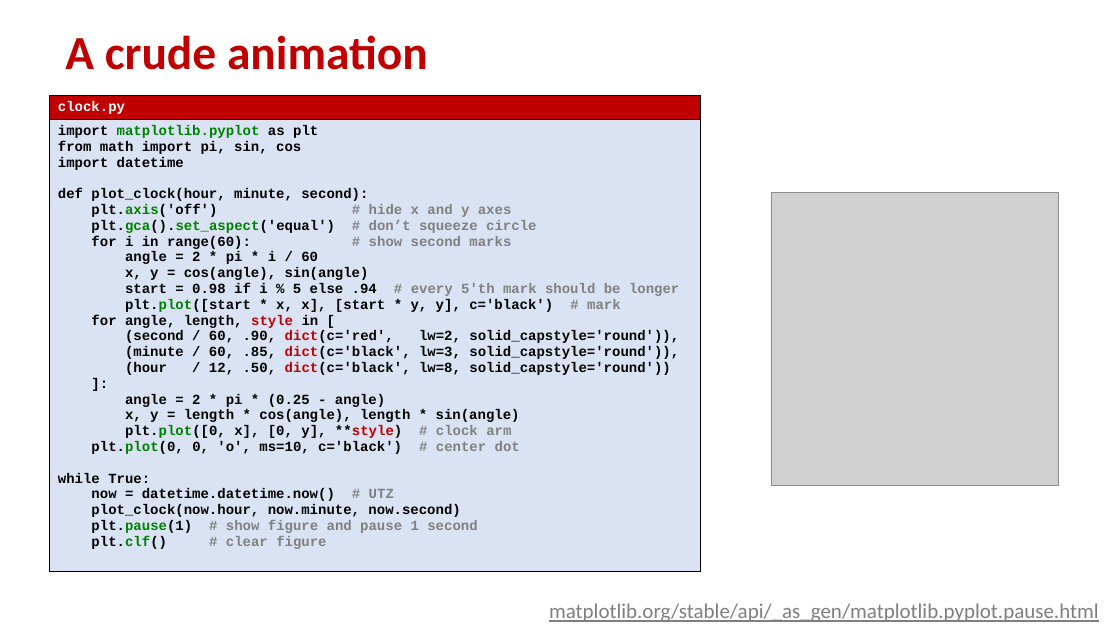
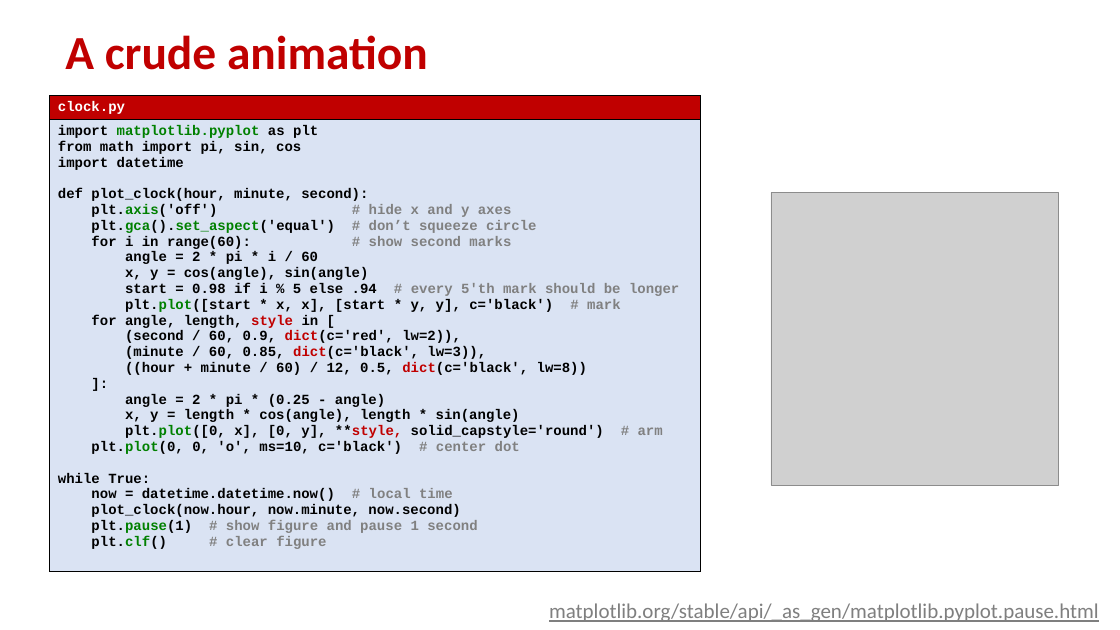
Before and after one commit to gsbrodal/gsbrodal.github.io, a slide deck: slide 17 of ipsa/slides/optimization.pptx. Drawn at 1120x630 pixels with LibreOffice and Linux fonts; fonts in the diff are those of the drawing; grey boxes stand for pictures. Boxes give left, top, right and bottom in pixels: in the first picture for what was removed or moved away, otherwise in the second. Text is boxed around its words. In the diff, an @@ line names an element or a change of style, - is before the commit and + after.

```diff
--- a/ipsa/slides/optimization.pptx
+++ b/ipsa/slides/optimization.pptx
@@ table at (50,95,701,582) @@
-row 2, column 1: import matplotlib.pyplot as plt / from math import pi, sin, cos / import datetime / def plot_clock(hour, minute, second): / plt.axis('off') # hide x and y axes / plt.gca().set_aspect('equal') # don’t squeeze circle / for i in range(60): # show second marks / angle = 2 * pi * i / 60 / x, y = cos(angle), sin(angle) / start = 0.98 if i % 5 else .94 # every 5'th mark should be longer / plt.plot([start * x, x], [start * y, y], c='black') # mark / for angle, length, style in [ / (second / 60, .90, dict(c='red', lw=2, solid_capstyle='round')), / (minute / 60, .85, dict(c='black', lw=3, solid_capstyle='round')), / (hour / 12, .50, dict(c='black', lw=8, solid_capstyle='round')) / ]: / angle = 2 * pi * (0.25 - angle) / x, y = length * cos(angle), length * sin(angle) / plt.plot([0, x], [0, y], **style) # clock arm / plt.plot(0, 0, 'o', ms=10, c='black') # center dot / while True: / now = datetime.datetime.now() # UTZ / plot_clock(now.hour, now.minute, now.second) / plt.pause(1) # show figure and pause 1 second / plt.clf() # clear figure
+row 2, column 1: import matplotlib.pyplot as plt / from math import pi, sin, cos / import datetime / def plot_clock(hour, minute, second): / plt.axis('off') # hide x and y axes / plt.gca().set_aspect('equal') # don’t squeeze circle / for i in range(60): # show second marks / angle = 2 * pi * i / 60 / x, y = cos(angle), sin(angle) / start = 0.98 if i % 5 else .94 # every 5'th mark should be longer / plt.plot([start * x, x], [start * y, y], c='black') # mark / for angle, length, style in [ / (second / 60, 0.9, dict(c='red', lw=2)), / (minute / 60, 0.85, dict(c='black', lw=3)), / ((hour + minute / 60) / 12, 0.5, dict(c='black', lw=8)) / ]: / angle = 2 * pi * (0.25 - angle) / x, y = length * cos(angle), length * sin(angle) / plt.plot([0, x], [0, y], **style, solid_capstyle='round') # arm / plt.plot(0, 0, 'o', ms=10, c='black') # center dot / while True: / now = datetime.datetime.now() # local time / plot_clock(now.hour, now.minute, now.second) / plt.pause(1) # show figure and pause 1 second / plt.clf() # clear figure
```
Also in this commit, not shown: 2 other slides changed, 3 other files.
